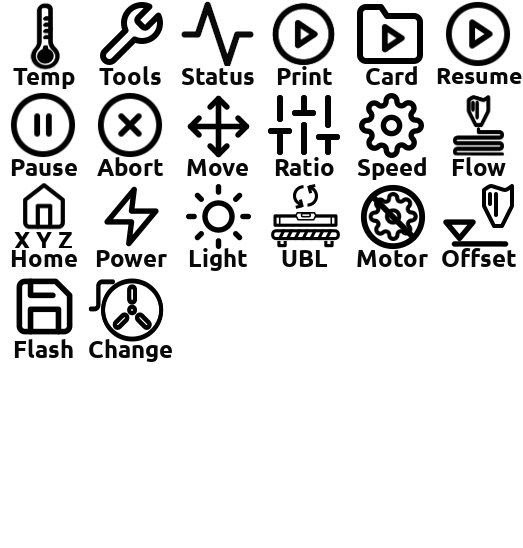
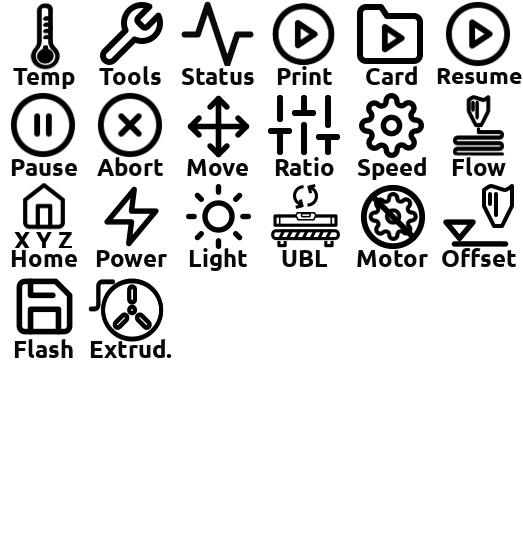
The second 523 × 548 image is a revision of the first. Changes to its layers:
painted on "tools #13" over 89, 339, 172, 362
